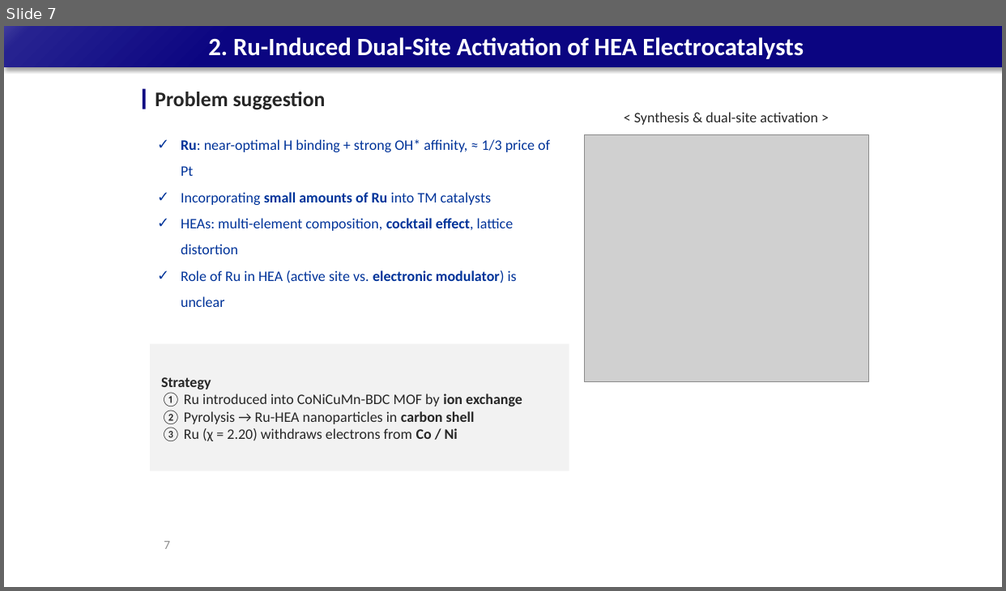
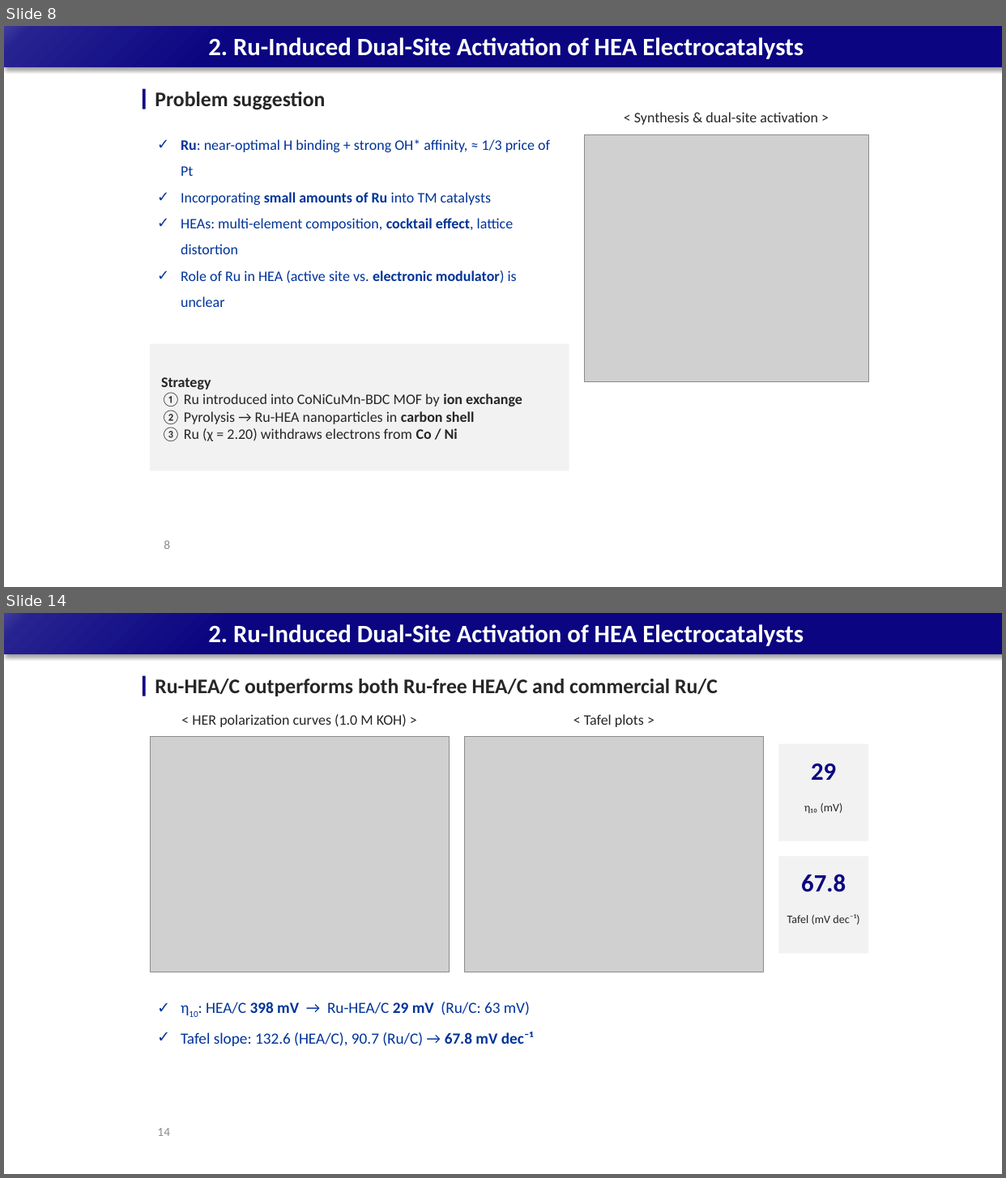
Before and after one commit to limsj0204/letter, a slide deck: 학위논문_디펜스_발표자료.pptx. Shown one above the other, each under a label of ours: slide 7 before the commit, slides 8 and 14 after it; the slides between them are not shown. The pictures are 1006x591 and 1006x1178 pixels, drawn with LibreOffice and Linux fonts; fonts in the diff are those of the drawing; grey boxes stand for pictures. Boxes give left, top, right and bottom in pixels: in the first picture for what was removed or moved away, otherwise in the second. Text is boxed around its words. In the diff, an @@ line names an element or a change of style, - is before the commit and + after.

```diff
--- a/학위논문_디펜스_발표자료.pptx
+++ b/학위논문_디펜스_발표자료.pptx
@@ slide 14 added at [4, 613, 1002, 1174], background #FFFFFF; not listed: 1 template element that a slide beside it also shows @@
@@ title added at [208, 624, 803, 646], 24 pt, text #FFFFFF, bold @@
+2. Ru-Induced Dual-Site Activation of HEA Electrocatalysts
@@ rectangle added at [143, 676, 146, 696], fill #0B0581 @@
@@ text added at [155, 679, 718, 696], 20 pt, text #262626, bold @@
+Ru-HEA/C outperforms both Ru-free HEA/C and commercial Ru/C
@@ text added at [192, 714, 407, 727], 14 pt, text #262626 @@
+< HER polarization curves (1.0 M KOH) >
@@ text added at [584, 714, 644, 727], 14 pt, text #262626 @@
+< Tafel plots >
@@ picture added at [150, 736, 450, 973] @@
@@ picture added at [464, 736, 764, 973] @@
@@ rectangle added at [779, 744, 868, 841], fill #F2F2F2 @@
@@ text added at [811, 764, 836, 780], 24 pt, text #0B0581, bold @@
+29
@@ text added at [804, 803, 843, 813], 11 pt, text #262626 @@
+η₁₀ (mV)
@@ rectangle added at [779, 856, 868, 954], fill #F2F2F2 @@
@@ text added at [801, 874, 846, 892], 24 pt, text #0B0581, bold @@
+67.8
@@ text added at [787, 914, 859, 925], 11 pt, text #262626 @@
+Tafel (mV dec⁻¹)
@@ text added at [181, 1002, 534, 1046], 15 pt, text #003399 @@
+✓ η10: HEA/C 398 mV → Ru-HEA/C 29 mV (Ru/C: 63 mV)
+✓ Tafel slope: 132.6 (HEA/C), 90.7 (Ru/C) → 67.8 mV dec⁻¹
@@ page number added at [157, 1128, 170, 1136], 12 pt, text #8C8C8C @@
+14
@@ what was slide 7 is now slide 8 @@
@@ page number at [164, 540, 170, 549]: text changed @@
-7
+8
```
Also in this commit, not shown: 9 slides changed, 13 other slides added, 2 slides removed.
